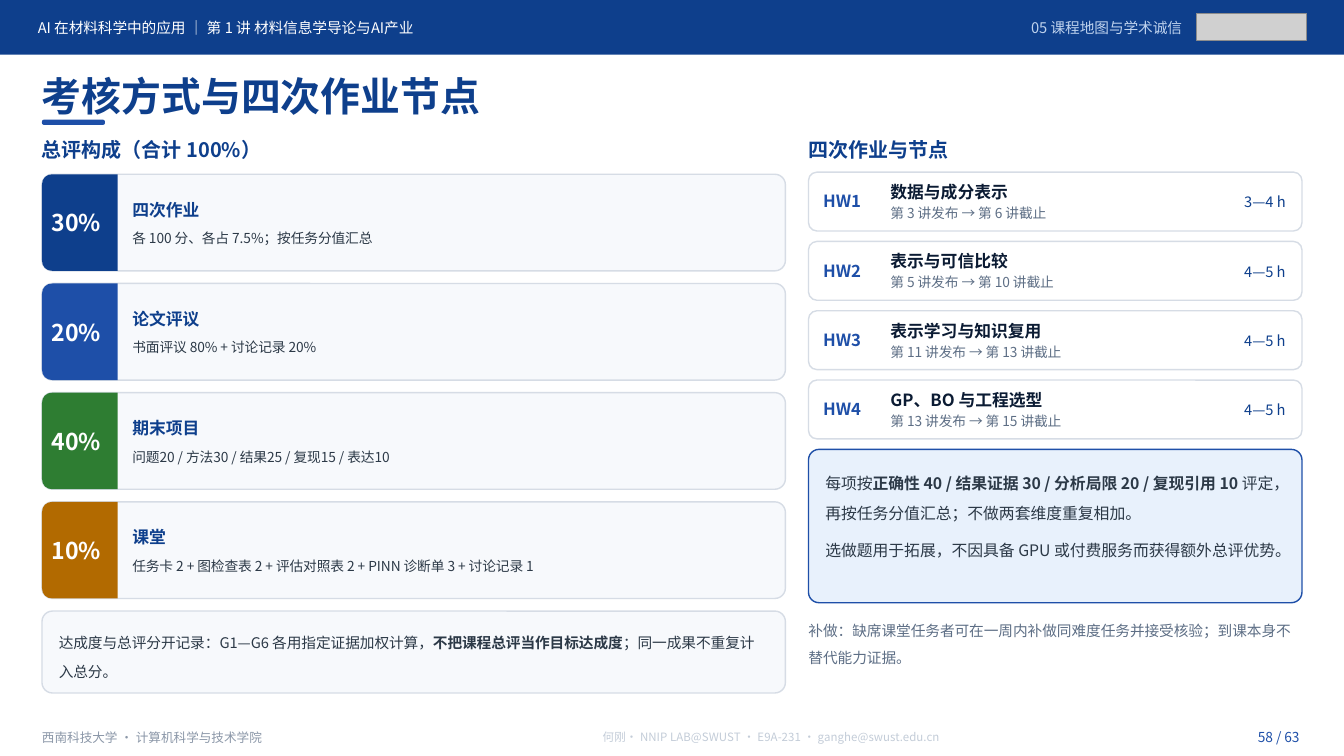
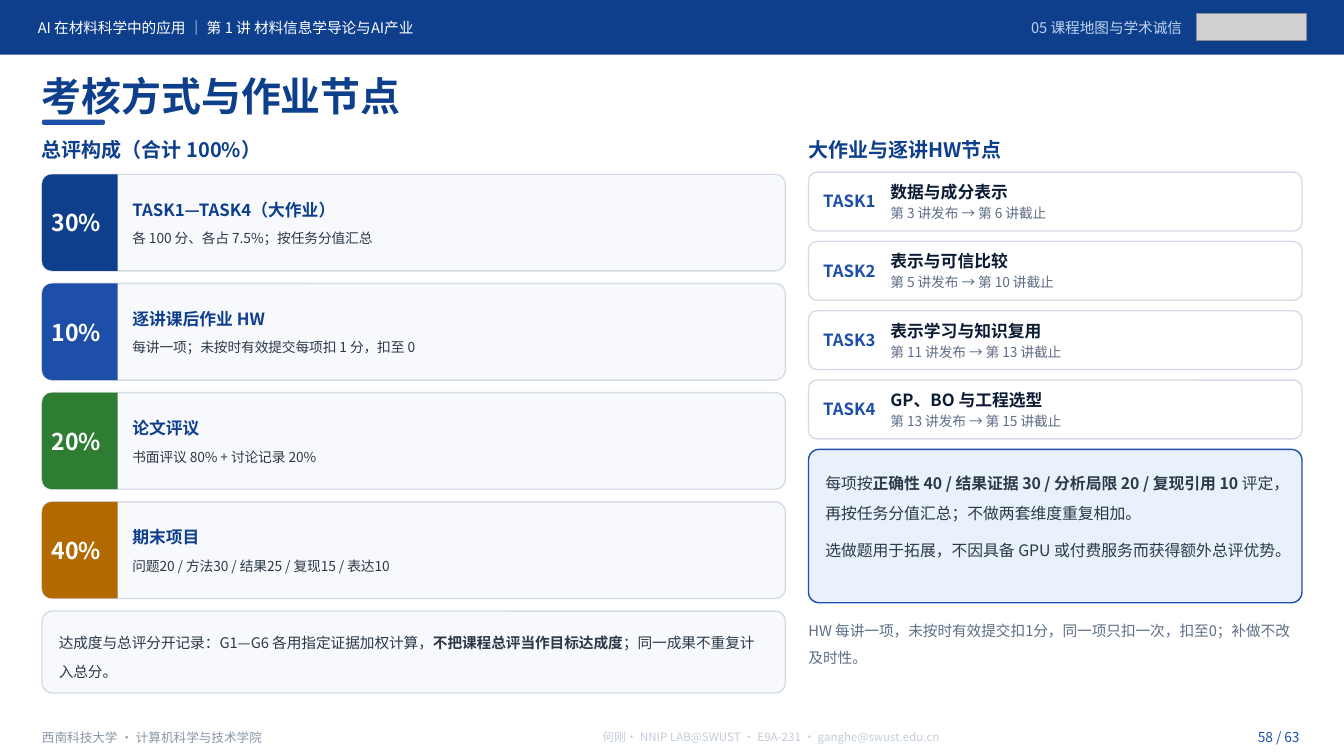
Before and after one commit to cosfrist/Applications-of-Artificial-Intelligence-in-Materials-Science-SWUST, a slide deck: slide 58 of lectures/01-材料信息学导论与AI产业/AI在材料科学中的应用-第1讲 材料信息学导论与AI产业-V5.pptx. Drawn at 1344x756 pixels with LibreOffice and Linux fonts; fonts in the diff are those of the drawing; grey boxes stand for pictures. Boxes give left, top, right and bottom in pixels: in the first picture for what was removed or moved away, otherwise in the second. Text is boxed around its words. In the diff, an @@ line names an element or a change of style, - is before the commit and + after.

Commit message:
课程导论与前三讲课件同步至 2026-11-18 版；作业目录改为 TASK1—TASK4
课程导论（49 页，20,747,990 B，SHA d48d11bc…）
- 备注改为「【角色｜现场讲解】」两段式，全篇去掉逐页「所属时段 / 分钟」；正文相应精简
- P2 导航页改版（去分钟标注、改为「课程导览 / 第 1 讲预览」）
- P41/P46 论文评议改为「十篇选一」；P45 考核改为 30/10/20/40 并新增逐讲 HW；P42 的 HW2 改 TASK2
- 逐页讲义、授课路线、SHA256 清单同步（49 段 = 49 页）

第 1 讲（63 页，5,948,846 B，SHA ffeb46b9…）
- 作业体系改名：HW1—HW4 → TASK1—TASK4，新增逐讲 HW1—HW16
- P58 考核页改为 30/10/20/40；P60 论文评议改十篇选一；P62「HW1 提交凭证」、P63「本讲作业：HW1 记录模板」
- P57 课程地图压缩学时标注；P20 图注 Al 7075 → Al 7A77；P29 去掉「合计 4 学时」
- 备注全篇去时段/分钟；讲义、授课路线、来源索引、课堂记录表、README-V5 同步（63 段 = 63 页）

第 2 讲（60 页，8,774,546 B，SHA 1289d9de…）
- P1 封面改「16 讲 · 32 学时」；P3「课堂产出（HW2）」；P58/P59 标题去时长；P60 引入 TASK1 与「本讲 HW2」
- 配图替换 6 页（P22/P34/P35/P38/P39/P41），图片对象 90 → 91，唯一媒体 31 → 32，
  source_index §6 重建（31 行）；讲义头部 SHA 与索引数字同步（60 段 = 60 页）

作业目录
- `HW1—HW4/` → `TASK1—TASK4/`；模板目录 `HWx_学号_姓名/` → `TASKn_学号_姓名/`
- assignments/README 重写：TASK（30%）+ 逐讲 HW（10%）两块，补各讲 HW 对应成果表与命名变更说明
- 提交规范.md 增补：类型为 TASKn / HWn，逐讲 HW 不套 TASK 模板、无需 run.log

三讲 SHA256 清单复算 6/6、13/13、6/6 一致。

```diff
--- a/lectures/01-材料信息学导论与AI产业/AI在材料科学中的应用-第1讲 材料信息学导论与AI产业-V5.pptx
+++ b/lectures/01-材料信息学导论与AI产业/AI在材料科学中的应用-第1讲 材料信息学导论与AI产业-V5.pptx
@@ text at <box>42,77,400,122</box>: text changed @@
-考核方式与四次作业节点
+考核方式与作业节点
@@ text at <box>808,140,1001,159</box>: text changed @@
-四次作业与节点
+大作业与逐讲HW节点
@@ text at <box>132,201,335,218</box>: text changed @@
-四次作业
+TASK1—TASK4（大作业）
@@ text at <box>823,194,875,207</box>: text changed @@
-HW1
+TASK1
@@ text removed at <box>1244,195,1286,207</box> @@
-3—4 h
@@ text at <box>823,264,875,277</box>: text changed @@
-HW2
+TASK2
@@ text removed at <box>1244,265,1286,277</box> @@
-4—5 h
@@ text "10%": place and size @@
-text "10%" at <box>51,541,100,560</box>
+text "10%" at <box>51,323,100,342</box>
@@ text added at <box>132,310,265,327</box>, 12 pt, text #0E3F8C, bold @@
+逐讲课后作业 HW
@@ text added at <box>132,340,416,354</box>, 9.8 pt, text #2C3947 @@
+每讲一项；未按时有效提交每项扣 1 分，扣至 0
@@ text at <box>823,333,875,346</box>: text changed @@
-HW3
+TASK3
@@ text removed at <box>1244,334,1286,346</box> @@
-4—5 h
@@ 6 texts: place and size @@
-6 texts at <box>51,310,389,463</box>
+6 texts at <box>51,419,389,572</box>
@@ text at <box>823,402,875,415</box>: text changed @@
-HW4
+TASK4
@@ text removed at <box>1244,403,1286,415</box> @@
-4—5 h
@@ text removed at <box>132,529,166,545</box> @@
-课堂
@@ text removed at <box>132,559,534,572</box> @@
-任务卡 2 + 图检查表 2 + 评估对照表 2 + PINN 诊断单 3 + 讨论记录 1
@@ text at <box>808,623,1290,664</box>: text changed @@
-补做：缺席课堂任务者可在一周内补做同难度任务并接受核验；到课本身不替代能力证据。
+HW 每讲一项，未按时有效提交扣1分，同一项只扣一次，扣至0；补做不改及时性。
```
Also in this commit, not shown: 7 other slides changed, 24 other files.
